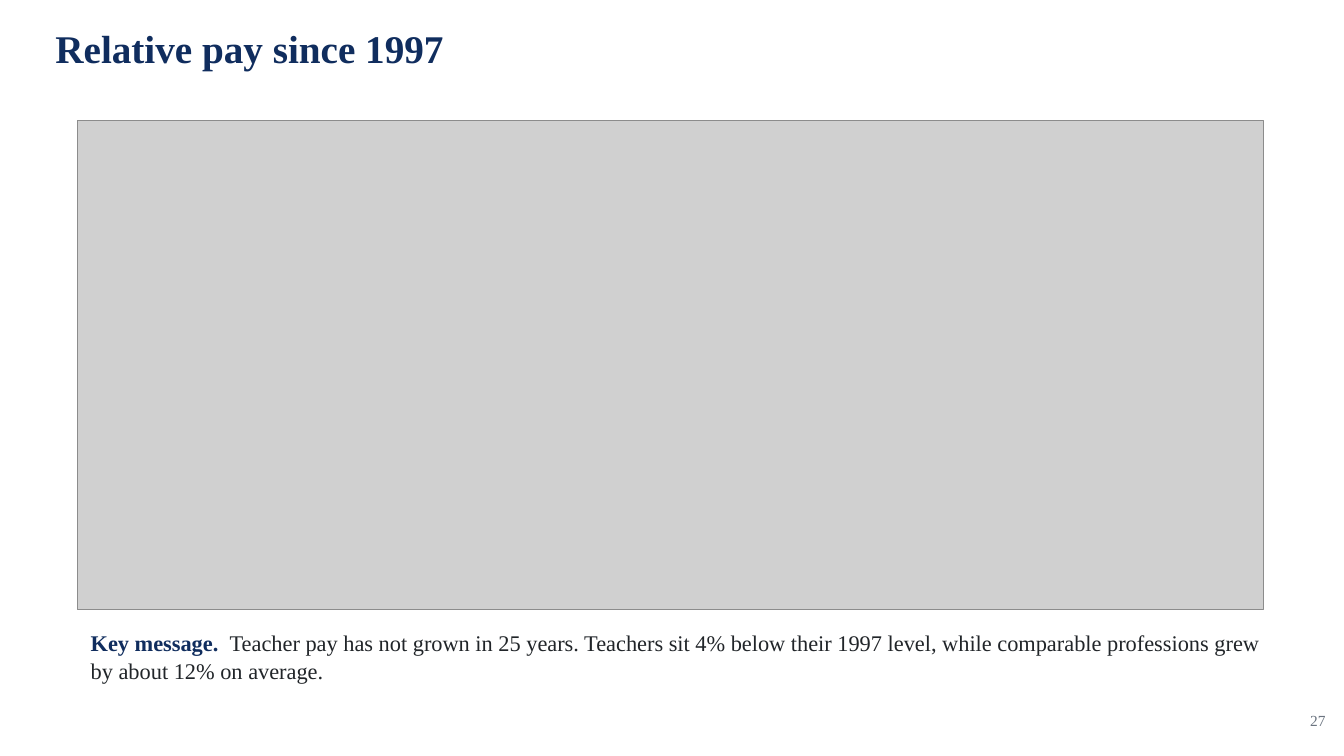
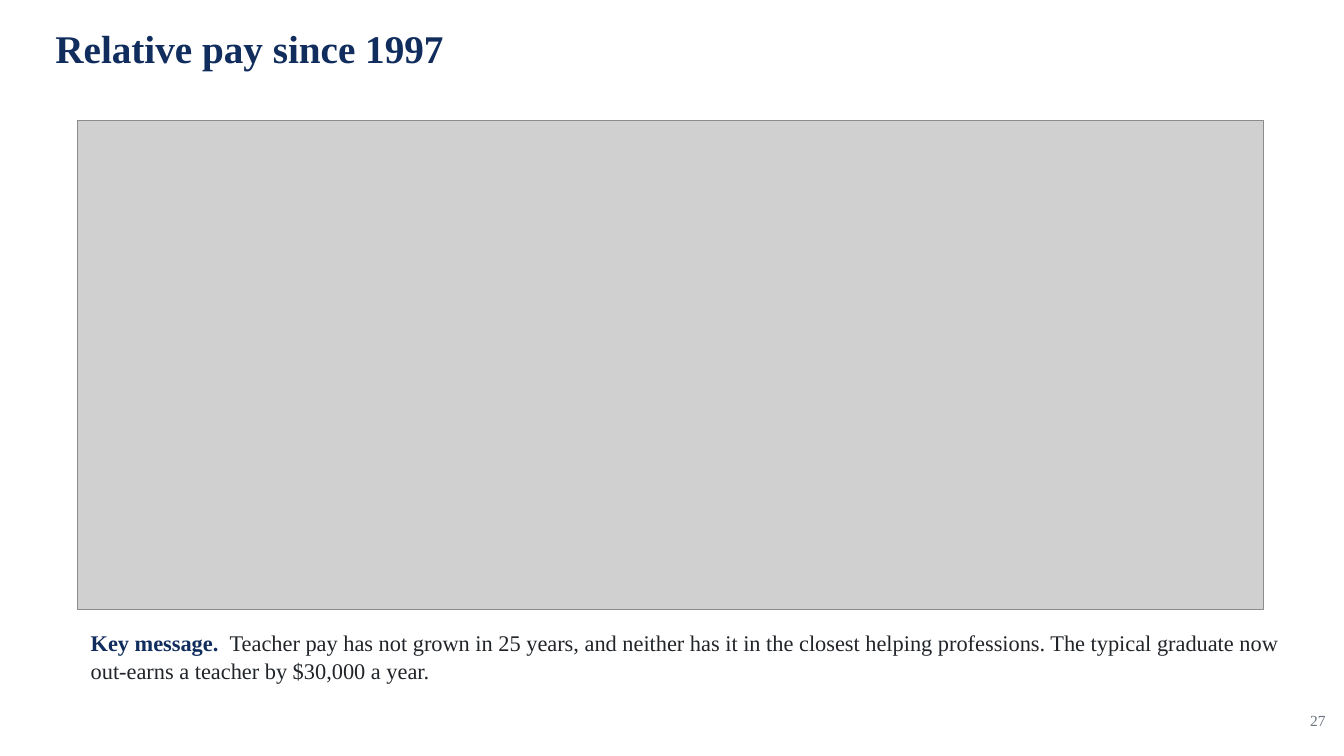
Before and after one commit to jedr1-ship-it/Alternative-Pathways----Quant, a slide deck: slide 27 of report/data_cluster/Proyect_US_cluster.pptx. Drawn at 1344x756 pixels with LibreOffice and Linux fonts; fonts in the diff are those of the drawing; grey boxes stand for pictures. Boxes give left, top, right and bottom in pixels: in the first picture for what was removed or moved away, otherwise in the second. Text is boxed around its words. In the diff, an @@ line names an element or a change of style, - is before the commit and + after.

```diff
--- a/report/data_cluster/Proyect_US_cluster.pptx
+++ b/report/data_cluster/Proyect_US_cluster.pptx
@@ text at <box>91,635,1277,684</box>: text changed @@
-Key message. Teacher pay has not grown in 25 years. Teachers sit 4% below their 1997 level, while comparable professions grew by about 12% on average.
+Key message. Teacher pay has not grown in 25 years, and neither has it in the closest helping professions. The typical graduate now out-earns a teacher by $30,000 a year.
```
Also in this commit, not shown: 2 other slides changed, 18 other files.
